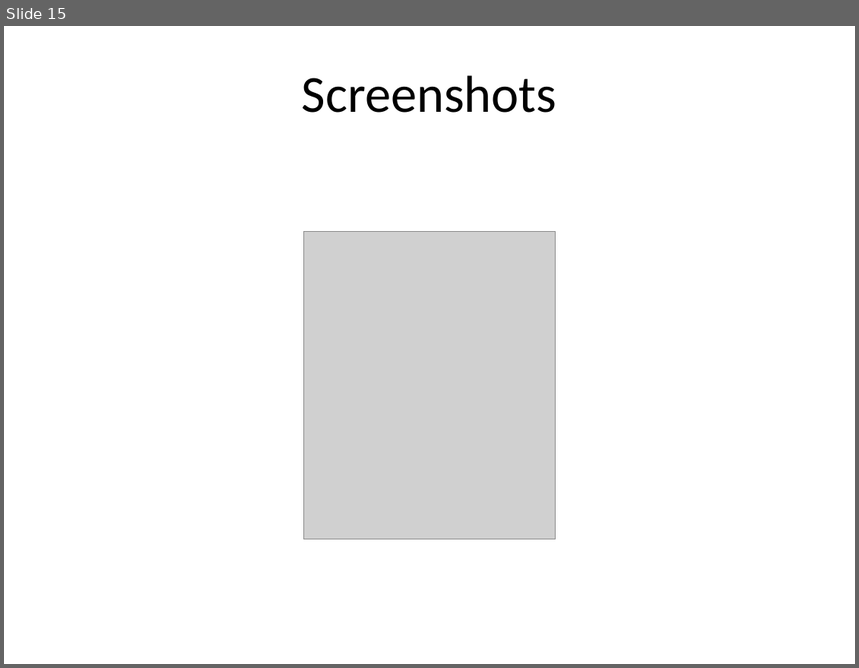
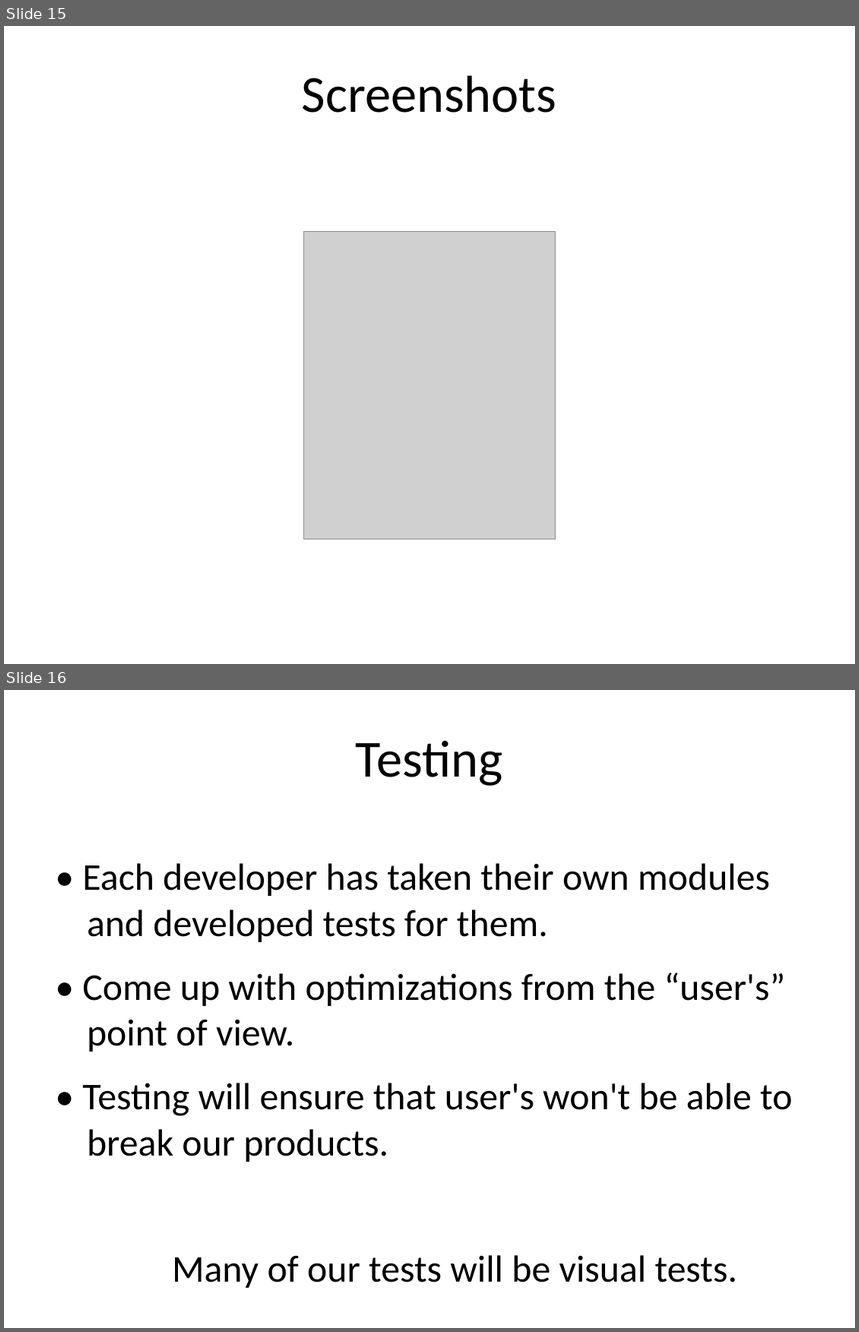
Before and after one commit to codebycliff/fractalblaster, a slide deck: trunk/doc/Mid-Semester Progress.ppt. Shown one above the other, each under a label of ours: slide 15 before the commit, slides 15 and 16 after it. The pictures are 859x668 and 859x1332 pixels, drawn with LibreOffice and Linux fonts; fonts in the diff are those of the drawing; grey boxes stand for pictures. Boxes give left, top, right and bottom in pixels: in the first picture for what was removed or moved away, otherwise in the second. Text is boxed around its words. In the diff, an @@ line names an element or a change of style, - is before the commit and + after.

Commit message:
Added the "testing" slide right before management stuff, and after the screenshots and development slides.

```diff
--- a/trunk/doc/Mid-Semester Progress.ppt
+++ b/trunk/doc/Mid-Semester Progress.ppt
@@ slide 16 added at (4, 690, 855, 1328), background #FFFFFF @@
@@ text added at (356, 740, 503, 786), 44 pt, text #000000 @@
+Testing
@@ text added at (82, 863, 792, 1288), 32 pt, text #000000 @@
+• Each developer has taken their own modules and developed tests for them.
+• Come up with optimizations from the “user's” point of view.
+• Testing will ensure that user's won't be able to break our products.
+Many of our tests will be visual tests.
```
Also in this commit, not shown: 3 slides changed.
